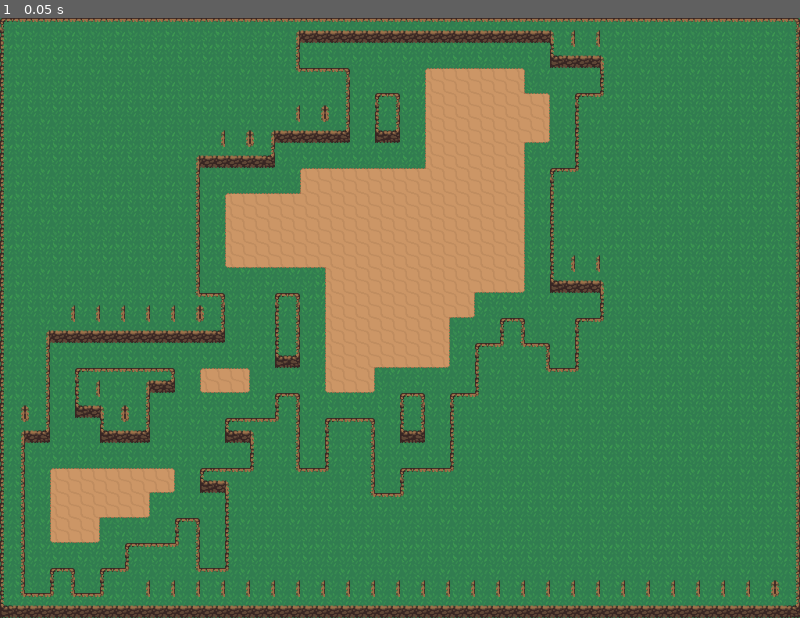
Above: before the commit, frame 1.
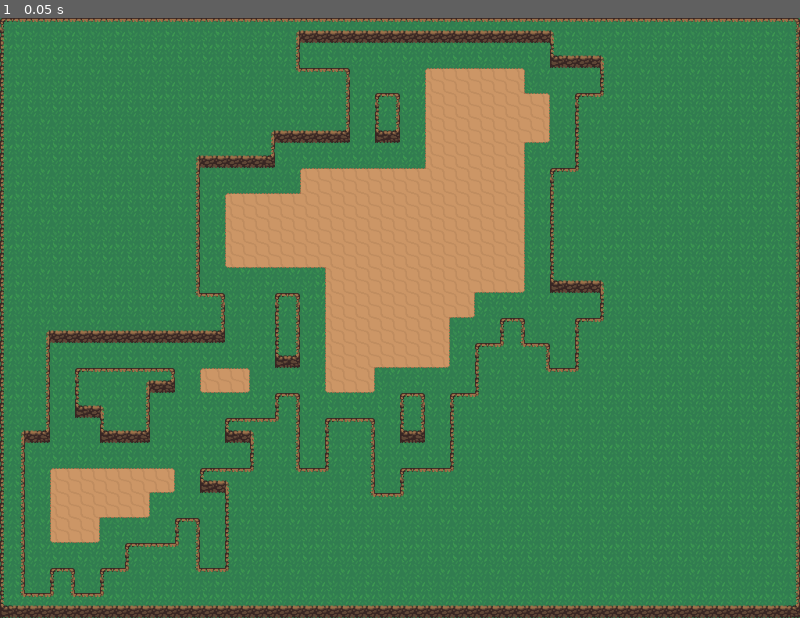
Above: after the commit, the same moment.

Repository: Questica/practicegame1
Game: Godot game, scene res://scenes/world.tscn
The game is run twice, just before and just after one commit, with the same random seed, the same clock (stepped at 60 frames per second) and the same inputs. The project has no main scene, so this scene is started directly.
Inputs:
- Up to frame 1 (0.05 s): no input

The runs differ from the first frame. In frame 1, 0.6% of the frame differs, in the area x 2-98%, y 2-97%.

Commit message:
fixed cliff bug

Diff:
--- a/scenes/world.tscn
+++ b/scenes/world.tscn
@@ -559,9 +559,11 @@
 18:1/0/physics_layer_0/angular_velocity = 0.0
 0:2/0 = 0
 0:2/0/terrain_set = 0
+0:2/0/terrain = 0
 0:2/0/physics_layer_0/linear_velocity = Vector2(0, 0)
 0:2/0/physics_layer_0/angular_velocity = 0.0
 0:2/0/physics_layer_0/polygon_0/points = PackedVector2Array(-16, -16, 16, -16, 16, 16, -16, 16)
+0:2/0/terrains_peering_bit/right_side = 0
 0:2/0/terrains_peering_bit/top_side = 0
 0:2/0/terrains_peering_bit/top_right_corner = 0
 5:2/0 = 0
@@ -1056,16 +1058,21 @@
 3:2/0/terrains_peering_bit/top_side = 0
 2:2/0 = 0
 2:2/0/terrain_set = 0
+2:2/0/terrain = 0
 2:2/0/physics_layer_0/linear_velocity = Vector2(0, 0)
 2:2/0/physics_layer_0/angular_velocity = 0.0
 2:2/0/physics_layer_0/polygon_0/points = PackedVector2Array(-16, -16, 16, -16, 16, 16, -16, 16)
+2:2/0/terrains_peering_bit/left_side = 0
 2:2/0/terrains_peering_bit/top_left_corner = 0
 2:2/0/terrains_peering_bit/top_side = 0
 1:2/0 = 0
 1:2/0/terrain_set = 0
+1:2/0/terrain = 0
 1:2/0/physics_layer_0/linear_velocity = Vector2(0, 0)
 1:2/0/physics_layer_0/angular_velocity = 0.0
 1:2/0/physics_layer_0/polygon_0/points = PackedVector2Array(-16, -16, 16, -16, 16, 16, -16, 16)
+1:2/0/terrains_peering_bit/right_side = 0
+1:2/0/terrains_peering_bit/left_side = 0
 1:2/0/terrains_peering_bit/top_left_corner = 0
 1:2/0/terrains_peering_bit/top_side = 0
 1:2/0/terrains_peering_bit/top_right_corner = 0
@@ -1124,7 +1131,7 @@
 physics_layer_0/physics_material = SubResource("PhysicsMaterial_8tjx6")
 terrain_set_0/mode = 0
 terrain_set_0/terrain_0/name = "Cliffs"
-terrain_set_0/terrain_0/color = Color(1.92523e-07, 0.856967, 0.724477, 1)
+terrain_set_0/terrain_0/color = Color(0.81987, 0, 0.221471, 1)
 sources/0 = SubResource("TileSetAtlasSource_a5yrd")
 
 [node name="MapGenerator" type="Node2D"]
